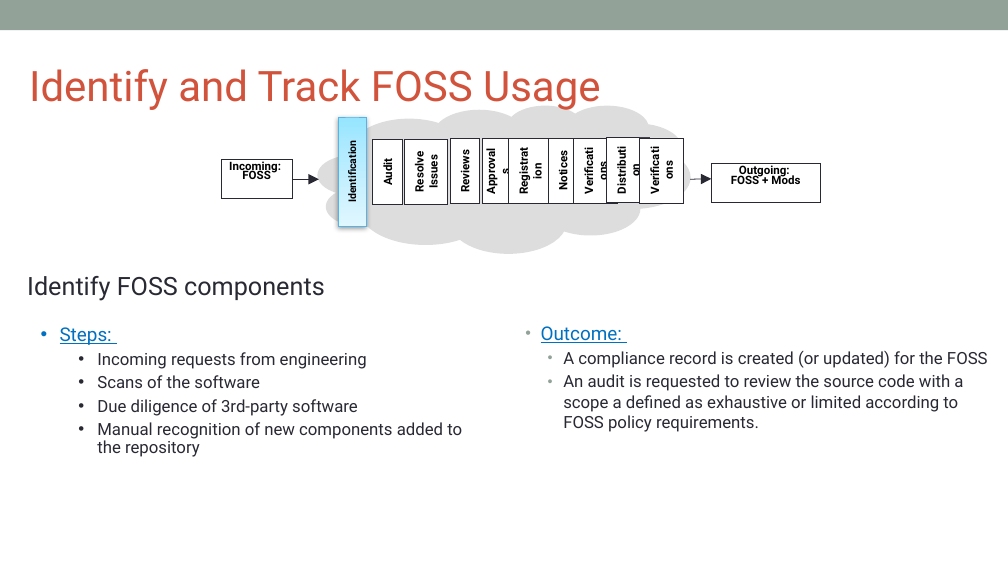
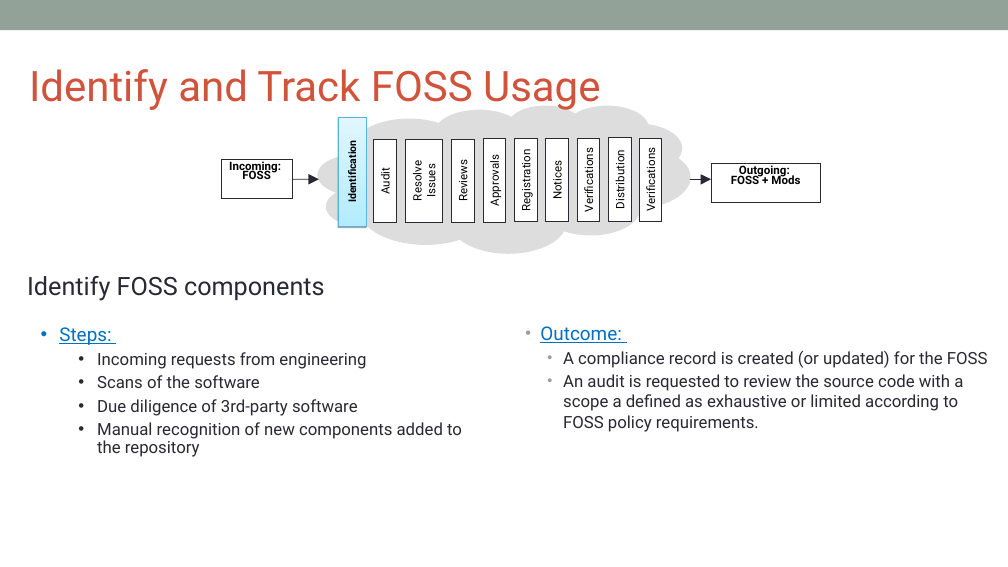
Before and after one commit to OpenChain-Project/Curriculum, a slide deck: slide 56 of slides/openchain-curriculum-for-1-1.pptx. Drawn at 1008x567 pixels with LibreOffice and Linux fonts; fonts in the diff are those of the drawing; background and template pictures are left out. Boxes give left, top, right and bottom in pixels: in the first picture for what was removed or moved away, otherwise in the second. Text is boxed around its words. In the diff, an @@ line names an element or a change of style, - is before the commit and + after.

```diff
--- a/slides/openchain-curriculum-for-1-1.pptx
+++ b/slides/openchain-curriculum-for-1-1.pptx
@@ rectangle at (x1=338, y1=117, x2=366, y2=226): fill gradient #95E5FF to #B4EBFF to #E0F7FF to gradient #B4EBFF to #E0F7FF; outline #55B4E5 0.75 pt to #55B4E5 0.74 pt; shadow changed @@
@@ rectangle "Audit" resized from (x1=372, y1=140, x2=402, y2=205) to (x1=374, y1=139, x2=396, y2=222) @@
@@ rectangle "Resolve Issues" resized from (x1=404, y1=140, x2=447, y2=205) to (x1=405, y1=139, x2=443, y2=222) @@
@@ rectangle "Reviews" resized from (x1=450, y1=139, x2=480, y2=204) to (x1=451, y1=139, x2=474, y2=222) @@
@@ rectangle "Approvals" resized from (x1=483, y1=139, x2=512, y2=204) to (x1=483, y1=139, x2=506, y2=222) @@
@@ rectangle "Registration" resized from (x1=509, y1=139, x2=552, y2=204) to (x1=514, y1=138, x2=537, y2=222) @@
@@ rectangle "Notices" resized from (x1=548, y1=138, x2=577, y2=203) to (x1=546, y1=138, x2=569, y2=222) @@
@@ rectangle "Verifications" resized from (x1=574, y1=138, x2=617, y2=203) to (x1=577, y1=138, x2=600, y2=222) @@
@@ rectangle "Distribution" resized from (x1=607, y1=138, x2=650, y2=203) to (x1=609, y1=138, x2=631, y2=221) @@
@@ bold off; outline #292934 0.75 pt to #292934 0.74 pt in 9 elements at (x1=405, y1=139, x2=443, y2=222), (x1=374, y1=139, x2=396, y2=222), (x1=451, y1=139, x2=474, y2=222), (x1=483, y1=139, x2=506, y2=222), (x1=546, y1=138, x2=569, y2=222), (x1=514, y1=138, x2=537, y2=222), (x1=609, y1=138, x2=631, y2=221), (x1=577, y1=138, x2=600, y2=222), (x1=639, y1=138, x2=662, y2=222) @@
@@ rectangle "Verifications" resized from (x1=640, y1=138, x2=683, y2=203) to (x1=639, y1=138, x2=662, y2=222) @@
@@ arrow removed from (292, 179) to (319, 179) @@
@@ freeform shape added at (x1=292, y1=179, x2=319, y2=179), outline #292934 0.74 pt @@
@@ arrow removed from (690, 179) to (712, 179) @@
@@ freeform shape added at (x1=690, y1=179, x2=712, y2=179), outline #292934 0.74 pt @@
```
Also in this commit, not shown: 48 other slides changed, 32 slides added, 2 other files.
